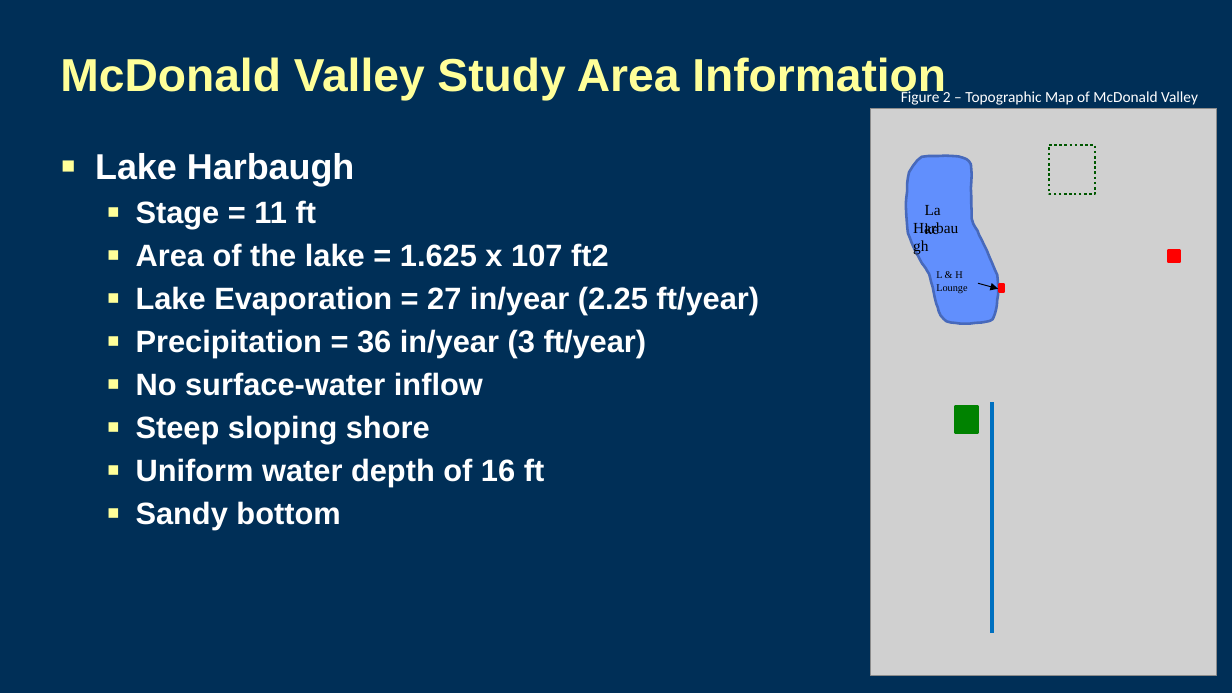
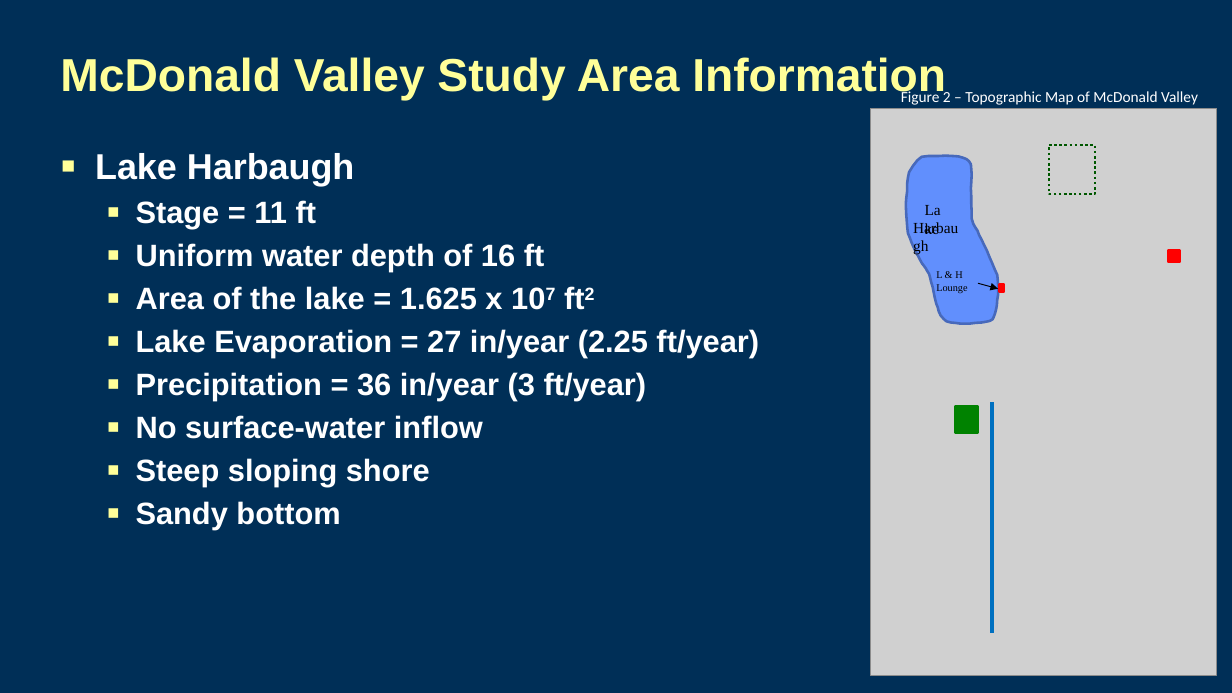
Before and after one commit to jdhughes-usgs/modflow-sandiego-2023, a slide deck: slide 8 of Lectures/Day3_4lecture_McDonaldValley_Stage1.pptx. Drawn at 1232x693 pixels with LibreOffice and Linux fonts; fonts in the diff are those of the drawing; grey boxes stand for pictures; background and template pictures are left out. Boxes give left, top, right and bottom in pixels: in the first picture for what was removed or moved away, otherwise in the second. Text is boxed around its words. In the diff, an @@ line names an element or a change of style, - is before the commit and + after.

```diff
--- a/Lectures/Day3_4lecture_McDonaldValley_Stage1.pptx
+++ b/Lectures/Day3_4lecture_McDonaldValley_Stage1.pptx
@@ text at [136, 243, 545, 271]: paragraph added @@
+  ▪ Uniform water depth of 16 ft
@@ text at [136, 286, 502, 310]: now superscript in "107 ft2" @@
@@ text at [136, 458, 545, 487]: paragraph removed @@
-  ▪ Uniform water depth of 16 ft
```
Also in this commit, not shown: 2 other slides changed.
